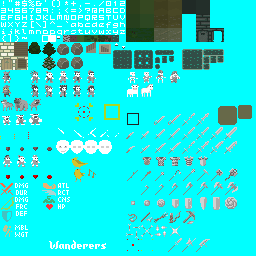
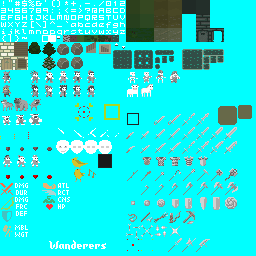
Before/after of a 256 x 256 layered artwork. What changed in the layer stack:
painted on "Layer" over [98, 154, 112, 168]
